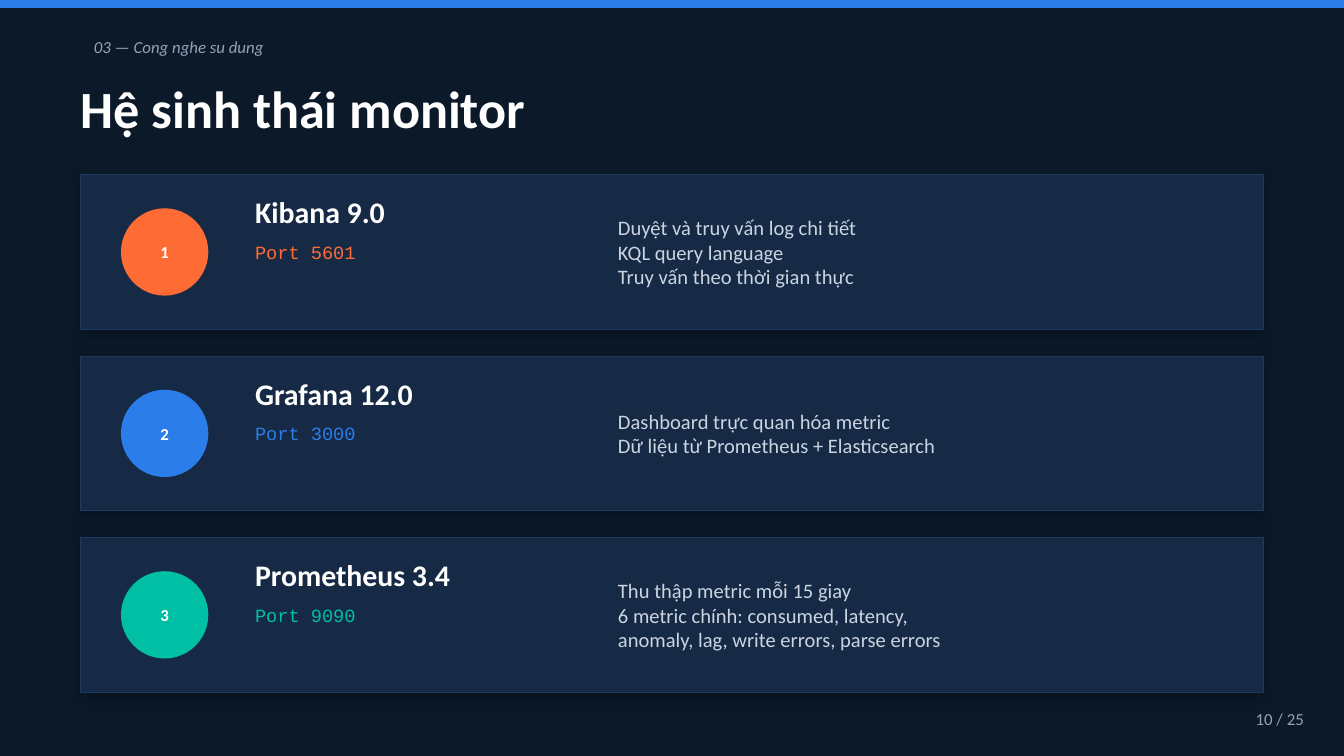
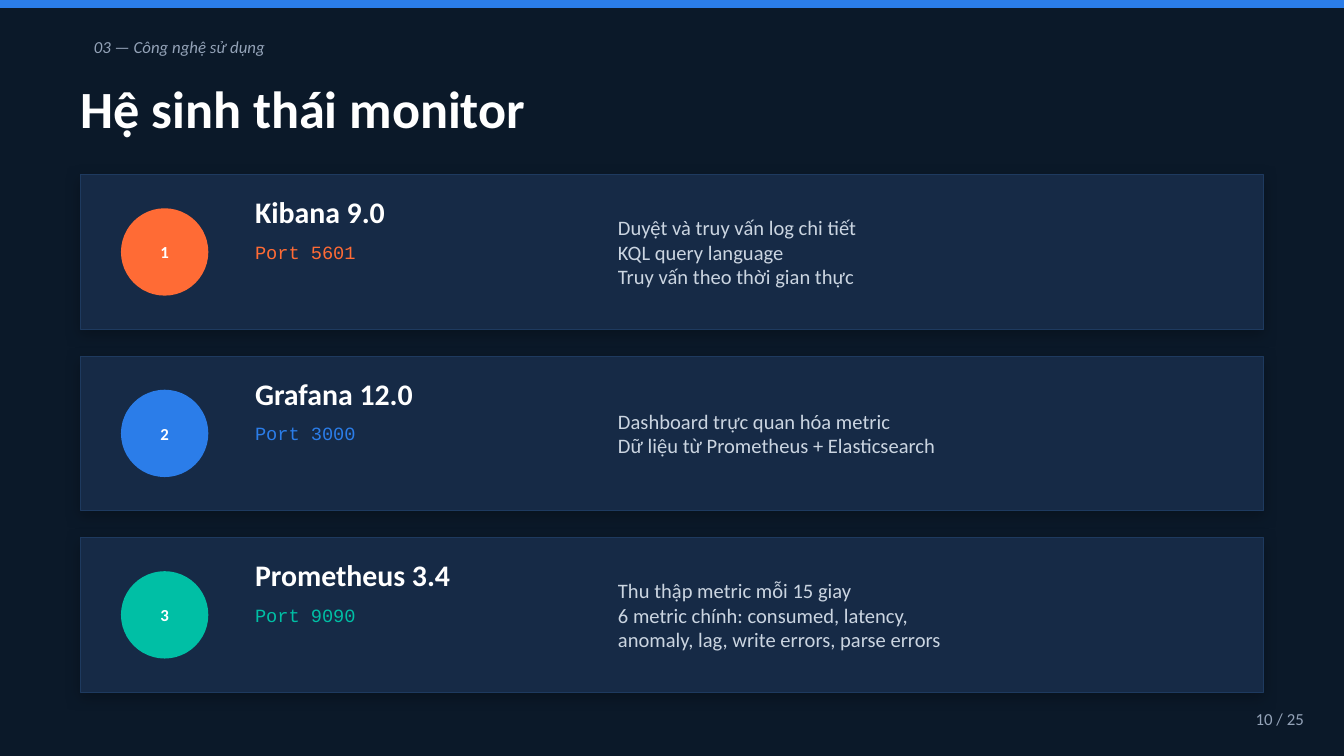
Before and after one commit to tienlamict/log-analytics-and-anomaly-detection, a slide deck: slide 11 of docs/presentation.pptx. Drawn at 1344x756 pixels with LibreOffice and Linux fonts; fonts in the diff are those of the drawing. Boxes give left, top, right and bottom in pixels: in the first picture for what was removed or moved away, otherwise in the second. Text is boxed around its words. In the diff, an @@ line names an element or a change of style, - is before the commit and + after.

```diff
--- a/docs/presentation.pptx
+++ b/docs/presentation.pptx
@@ text at box(94, 41, 265, 56): text changed @@
-03 — Cong nghe su dung
+03 — Công nghệ sử dụng
```
Also in this commit, not shown: 13 other slides changed.
